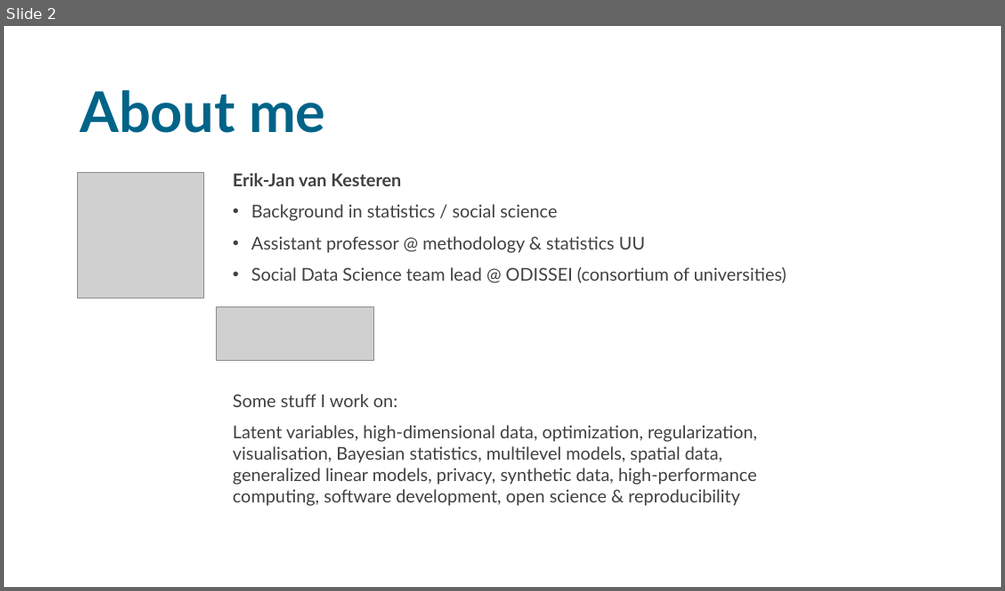
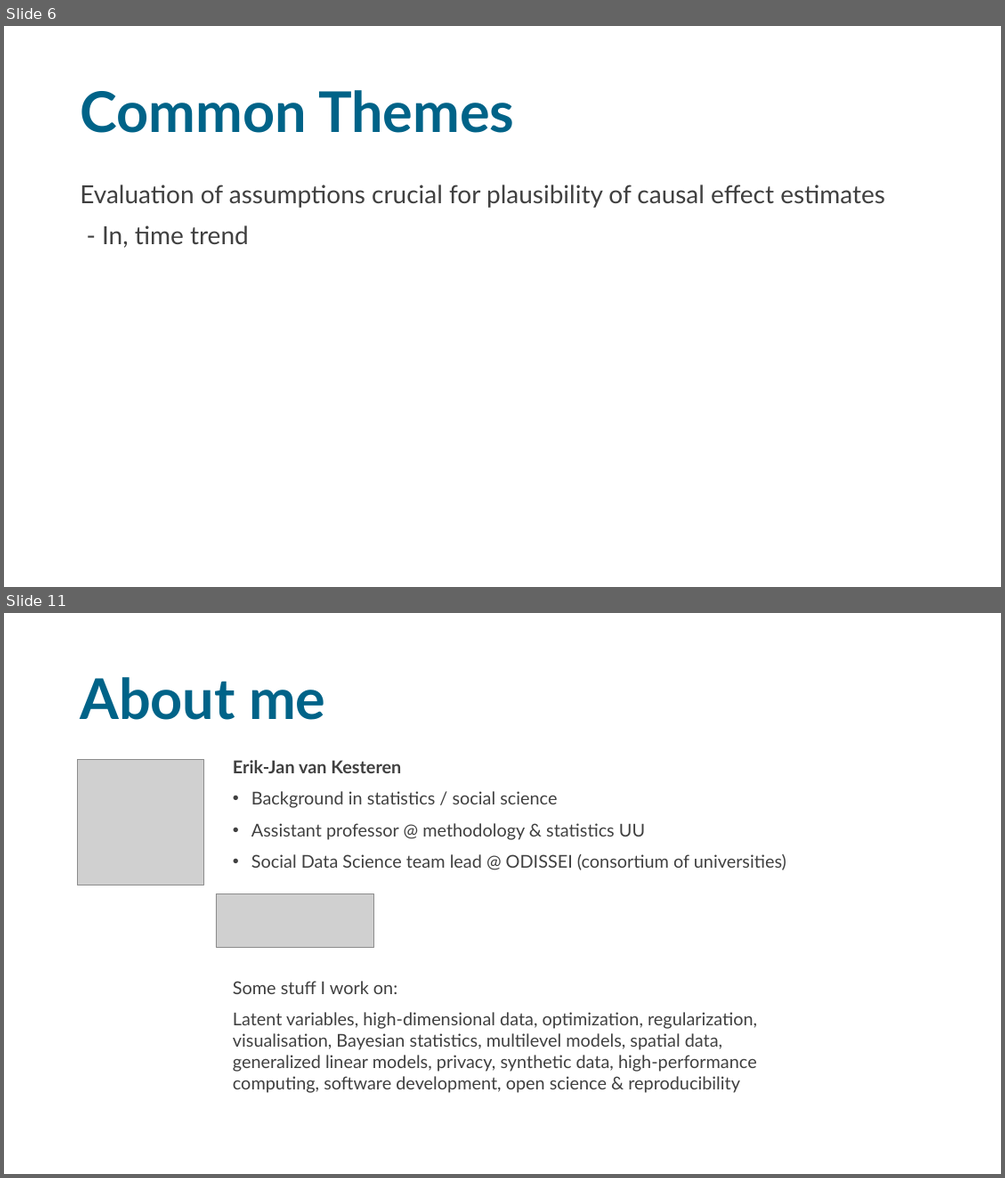
Before and after one commit to sodascience/workshop_causal_impact_assessment, a slide deck: lectures/05_discussion/discussion.pptx. Shown one above the other, each under a label of ours: slide 2 before the commit, slides 6 and 11 after it; the slides between them are not shown. The pictures are 1005x591 and 1005x1178 pixels, drawn with LibreOffice and Linux fonts; fonts in the diff are those of the drawing; grey boxes stand for pictures. Boxes give left, top, right and bottom in pixels: in the first picture for what was removed or moved away, otherwise in the second. Text is boxed around its words. In the diff, an @@ line names an element or a change of style, - is before the commit and + after.

```diff
--- a/lectures/05_discussion/discussion.pptx
+++ b/lectures/05_discussion/discussion.pptx
@@ slide 6 added at bbox=[4, 26, 1001, 587], background #FFFFFF @@
@@ title added at bbox=[80, 90, 514, 133], 54 pt, text #006388, bold @@
+Common Themes
@@ text added at bbox=[80, 184, 885, 248], 24 pt, text #404040 @@
+Evaluation of assumptions crucial for plausibility of causal effect estimates
+- In, time trend
@@ what was slide 2 is now slide 11 @@
```
Also in this commit, not shown: 9 other slides added, 2 slides removed, 8 other files.
